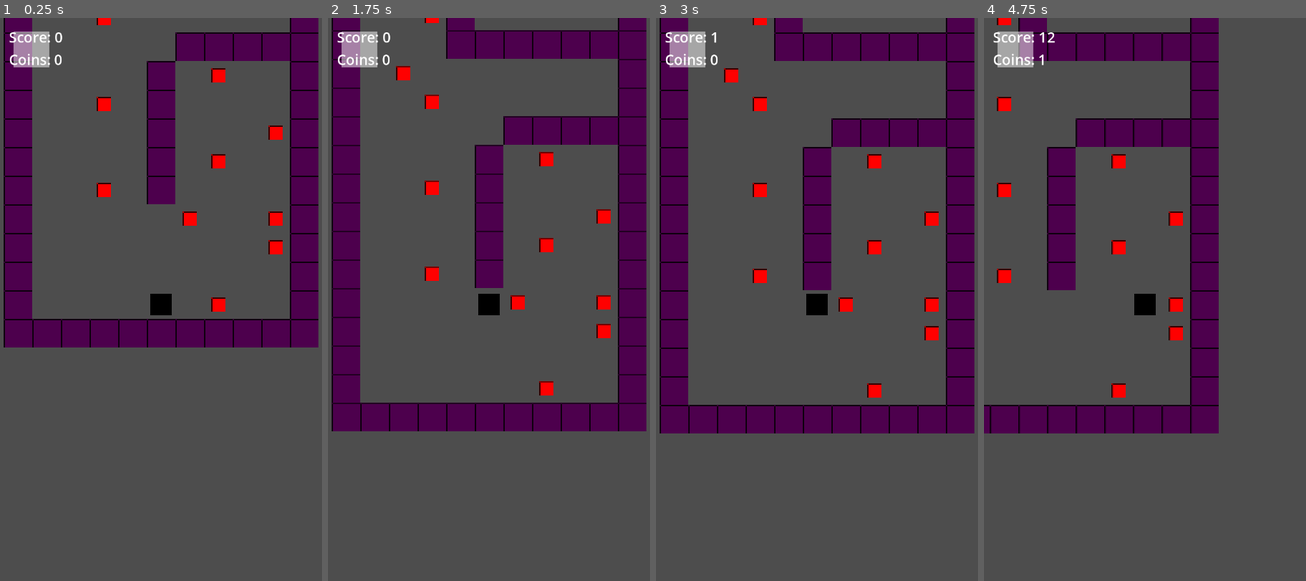
Above: before the commit, frames 1-4 (left to right).
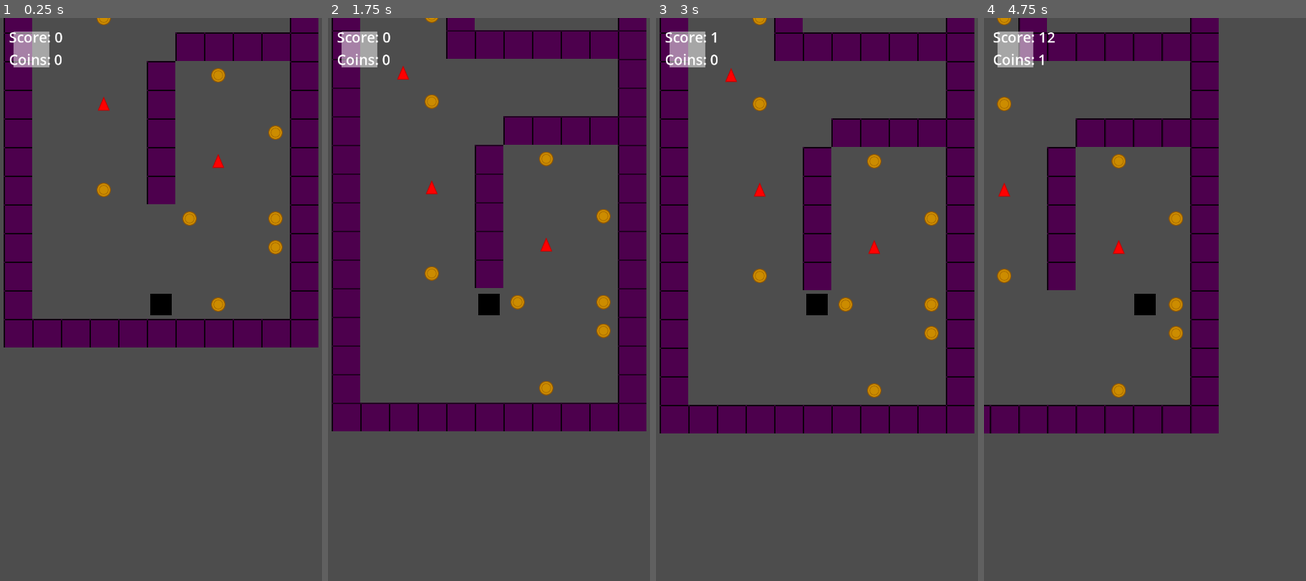
Above: after the commit, the same moments.

Repository: rubiconRiver/tomb-of-the-mask-clone
Game: Godot game, scene res://scenes/main.tscn
The game is run twice, just before and just after one commit, with the same random seed, the same clock (stepped at 60 frames per second) and the same inputs.
Inputs (mouse positions are in pixels of both pictures, inside the frame that each line leads up to):
- Up to frame 1 (0.25 s): no input
- Up to frame 2 (1.75 s): tap Enter at 0.5 s; move the mouse to (559, 276) at 0.52 s; click (559, 276) at 0.67 s; tap Space at 1.25 s; drag from (424, 333) to (546, 74) at 1.27 s
- Up to frame 3 (3 s): move the mouse to (849, 175) at 2.02 s; click (849, 175) at 2.17 s; tap Enter at 2.75 s; drag from (800, 417) to (759, 102) at 2.77 s
- Up to frame 4 (4.75 s): tap Space at 3.5 s; move the mouse to (1241, 389) at 3.52 s; click (1241, 389) at 3.67 s; tap Enter at 4.25 s; drag from (1048, 220) to (1202, 158) at 4.27 s

The runs differ from the first frame. In frame 1, 1.0% of the frame differs, in the area x 30-88%, y 0-53%; in frame 2, 1.2%; in frame 3, 1.2%, in the area x 21-88%, y 0-68%; in frame 4, 1.0%.

Commit message:
Replace placeholder textures with proper sprites
- Add gold coin sprite with darker gold tinting
- Add triangular spike sprite
- Replace PlaceholderTexture2D with actual SVG sprites
- Fix red square display issue for coins and spikes

🤖 Generated with [Claude Code](https://claude.ai/code)

Co-Authored-By: Claude <noreply@anthropic.com>

Diff:
--- /dev/null
+++ b/assets/sprites/coin.svg
@@ -0,0 +1,4 @@
+<svg width="32" height="32" viewBox="0 0 32 32" xmlns="http://www.w3.org/2000/svg">
+  <circle cx="16" cy="16" r="15" fill="#FFD700" stroke="#B8860B" stroke-width="2"/>
+  <circle cx="16" cy="16" r="10" fill="none" stroke="#B8860B" stroke-width="1"/>
+</svg>
--- /dev/null
+++ b/assets/sprites/spike.svg
@@ -0,0 +1,3 @@
+<svg width="32" height="32" viewBox="0 0 32 32" xmlns="http://www.w3.org/2000/svg">
+  <polygon points="16,2 28,30 4,30" fill="#FF4444" stroke="#CC0000" stroke-width="2"/>
+</svg>
--- a/scenes/obstacles/Coin.tscn
+++ b/scenes/obstacles/Coin.tscn
@@ -1,10 +1,9 @@
 [gd_scene load_steps=3 format=3 uid="uid://b1234coin"]
+
+[ext_resource type="Texture2D" uid="uid://c4t2uwotmiai" path="res://assets/sprites/coin.svg" id="1_coin"]
 
 [sub_resource type="CircleShape2D" id="1"]
 radius = 16.0
-
-[sub_resource type="PlaceholderTexture2D" id="2"]
-size = Vector2(32, 32)
 
 [node name="Coin" type="Area2D" groups=["coins"]]
 
@@ -12,5 +11,5 @@
 shape = SubResource("1")
 
 [node name="Sprite2D" type="Sprite2D" parent="."]
-texture = SubResource("2")
-modulate = Color(1.0, 0.85, 0.0, 1.0)
+modulate = Color(0.8, 0.65, 0, 1)
+texture = ExtResource("1_coin")
--- a/scenes/obstacles/Spike.tscn
+++ b/scenes/obstacles/Spike.tscn
@@ -1,9 +1,8 @@
-[gd_scene load_steps=3 format=3 uid="uid://b1234spike"]
+[gd_scene load_steps=2 format=3 uid="uid://b1234spike"]
+
+[ext_resource type="Texture2D" uid="uid://bqr4dvfb6bvl3" path="res://assets/sprites/spike.svg" id="1_spike"]
 
 [sub_resource type="RectangleShape2D" id="1"]
-size = Vector2(32, 32)
-
-[sub_resource type="PlaceholderTexture2D" id="2"]
 size = Vector2(32, 32)
 
 [node name="Spike" type="Area2D" groups=["hazards"]]
@@ -12,5 +11,5 @@
 shape = SubResource("1")
 
 [node name="Sprite2D" type="Sprite2D" parent="."]
-texture = SubResource("2")
+texture = ExtResource("1_spike")
 modulate = Color(1, 0, 0, 1)
Not shown, added: assets/sprites/coin.svg.import
Not shown, added: assets/sprites/spike.svg.import
